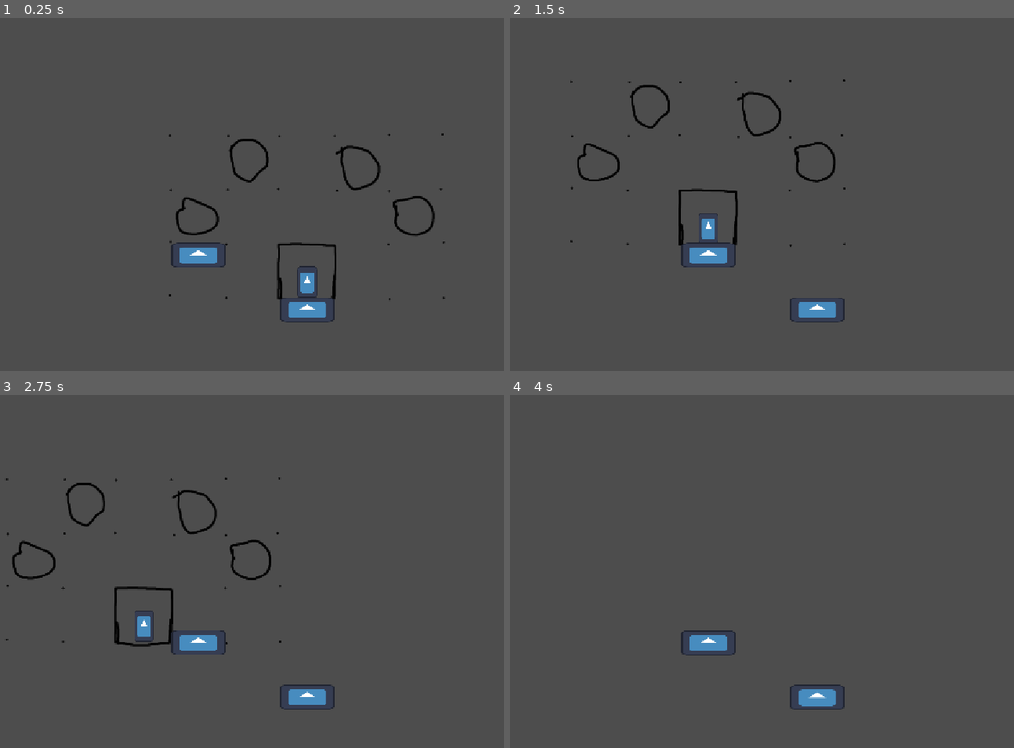
Above: before the commit, frames 1-4 (two rows, left to right).
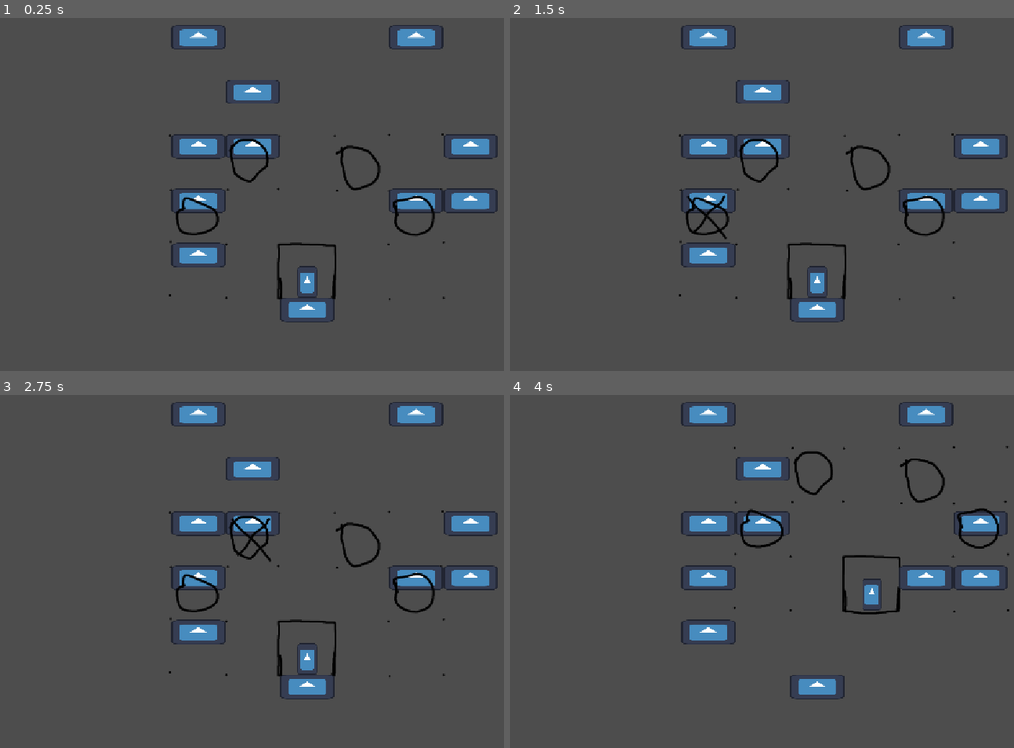
Above: after the commit, the same moments.

Repository: TheDartFrog/HorseFall
Game: Godot game, scene res://Scenes/main_node.tscn
Two runs of this game, one before a commit and one after it. Both use one fixed random seed, a clock stepped at 60 frames per second and the inputs below. The engine's default icon, where the game draws it, is replaced by a stand-in: a white triangle on a blue panel in a dark square.
Inputs (mouse positions are in pixels of both pictures, inside the frame that each line leads up to; where the layout moved, square brackets give the same spot in the first picture):
- Up to frame 1 (0.25 s): no input
- Up to frame 2 (1.5 s): click (706, 215) at 0.5 s; click (706, 215) at 1.25 s
- Up to frame 3 (2.75 s): click (252, 539) [146, 486] at 2 s
- Up to frame 4 (4 s): click (762, 539) [600, 511] at 2.75 s; click (872, 539) at 3.52 s

The runs differ from the first frame. In frame 1, 4.0% of the frame differs, in the area x 33-99%, y 2-56%; in frame 2, 6.3%; in frame 3, 7.6%, in the area x 1-99%, y 2-90%; in frame 4, 6.5%.

Commit message:
fuck it's fucked

Diff:
--- a/Scenes/main_node.tscn
+++ b/Scenes/main_node.tscn
@@ -15,6 +15,3 @@
 
 [node name="CameraController" parent="." unique_id=804672092 instance=ExtResource("3_nfdxk")]
 unique_name_in_owner = true
-
-[node name="Platform2" parent="." unique_id=1213041697 instance=ExtResource("1_jah86")]
-position = Vector2(-250, -100)
--- a/Scenes/playerScene.tscn
+++ b/Scenes/playerScene.tscn
@@ -3,6 +3,7 @@
 [ext_resource type="Script" uid="uid://nh5pcrtulosm" path="res://Scripts/playerScript.gd" id="1_33jum"]
 [ext_resource type="Texture2D" uid="uid://bc2gtgbshd8xx" path="res://Assets/Textures/icon.svg" id="1_f0e4c"]
 [ext_resource type="PackedScene" uid="uid://75x8supcyloh" path="res://Scenes/board.tscn" id="3_ok6mi"]
+[ext_resource type="Script" uid="uid://dx26327f03si4" path="res://Scripts/platform_spawner.gd" id="4_ho5nx"]
 
 [sub_resource type="SeparationRayShape2D" id="SeparationRayShape2D_lm2wk"]
 length = 8.0
@@ -52,3 +53,6 @@
 [node name="GroundCheckCol2D" type="CollisionShape2D" parent="groundCheckArea2D" unique_id=861619530]
 position = Vector2(0, -1)
 shape = SubResource("SeparationRayShape2D_lm2wk")
+
+[node name="platformSpawner" type="Node2D" parent="." unique_id=916069684]
+script = ExtResource("4_ho5nx")
--- a/Scripts/camera_controller.gd
+++ b/Scripts/camera_controller.gd
@@ -25,7 +25,7 @@
 		#print("pos ", playerRef.global_position.y*-1)
 		#print("camheigh ", highestCameraHeight)
 		self.global_position.y = playerRef.global_position.y+300
-		print("ooooh")
+
 	else:
 		self.global_position.y = self.global_position.y-currentCameraSpeed
 
--- /dev/null
+++ b/Scripts/platform_spawner.gd
@@ -0,0 +1,55 @@
+extends Node2D
+
+var lastRow = 0
+var rowsAmount = 5
+
+var currentRowPos: int = 0
+
+var platformChancePerSlot = 1
+var platformChanceDecay = 0.4
+
+var platformXposes = [-350, -250, -150, -50, 50, 150, 250]
+
+
+func _physics_process(delta):
+
+	currentRowPos = ceil(self.global_position.y * -1) / 100
+	tryProgressRows()
+
+
+
+	pass
+
+
+func generatePlatformsForRow(row: int):
+
+	var chanceForThisPlat = platformChancePerSlot
+	platformXposes.shuffle()
+
+	for i in platformXposes.size():
+		var random_float = randf()
+
+		if random_float < chanceForThisPlat:
+			var newPlatform = preload("res://Scenes/platform.tscn")
+			var instancedPlat = newPlatform.instantiate()
+
+			instancedPlat.global_position.y = lastRow*-100
+			instancedPlat.global_position.x = platformXposes[i]
+
+			get_tree().root.add_child(instancedPlat)
+
+		chanceForThisPlat = chanceForThisPlat * platformChanceDecay
+		print(chanceForThisPlat)
+
+
+
+
+
+func generateNextRow():
+	lastRow = lastRow+1
+	generatePlatformsForRow(lastRow)
+
+
+func tryProgressRows():
+	if currentRowPos + rowsAmount > lastRow:
+		generateNextRow()
--- a/Scripts/playerScript.gd
+++ b/Scripts/playerScript.gd
@@ -6,7 +6,6 @@
 	print("yay")
 
 func _physics_process(delta): ## yo are we even gonna need this lowk         update: yes we are
-	print($groundCheckArea2D.get_overlapping_bodies().is_empty())
 	if $groundCheckArea2D.get_overlapping_bodies().is_empty():
 		isGrounded = false
 	else: isGrounded = true
--- a/boardScript.gd
+++ b/boardScript.gd
@@ -115,7 +115,7 @@
 func _on_go_button_3_button_down() -> void:
 	if enableBtn3:
 		playerRef.goToNode(3)
-		print("gooo")
+
 
 
 func _on_go_button_4_button_down() -> void:
Not shown, added: Scripts/platform_spawner.gd.uid
